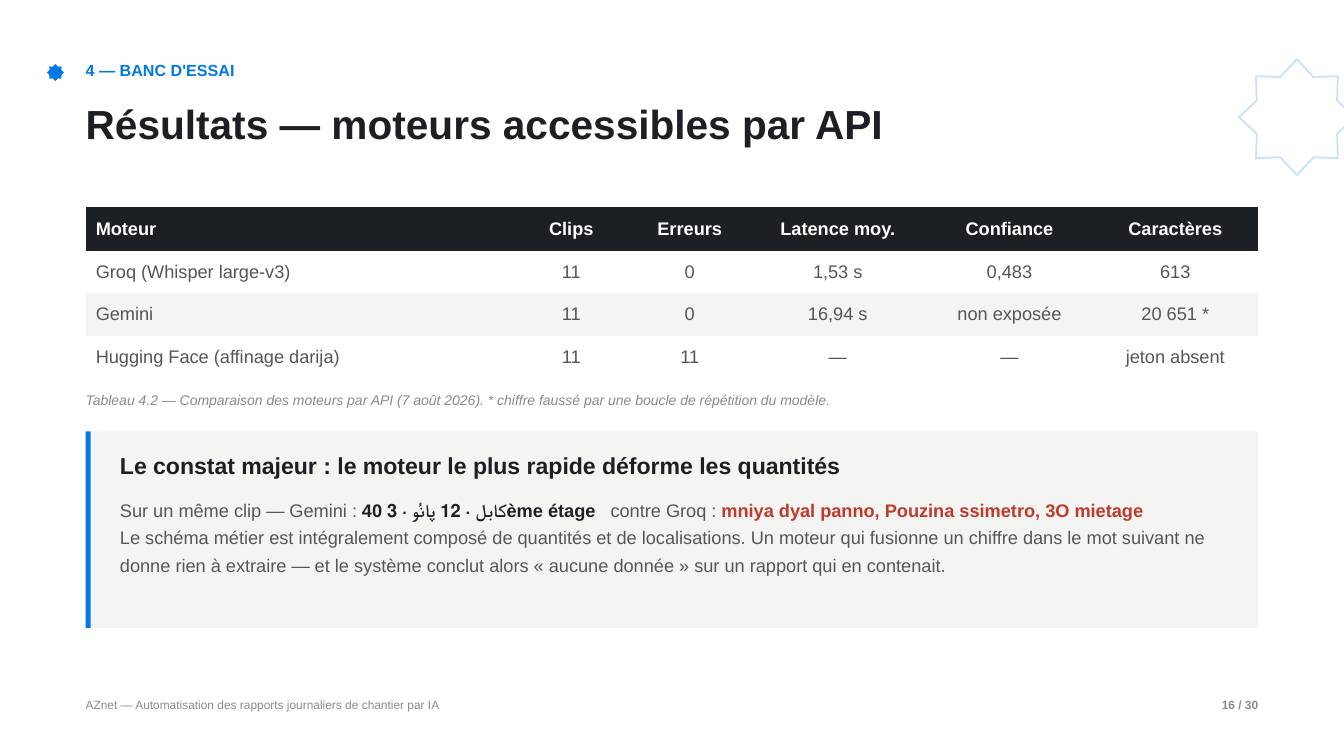
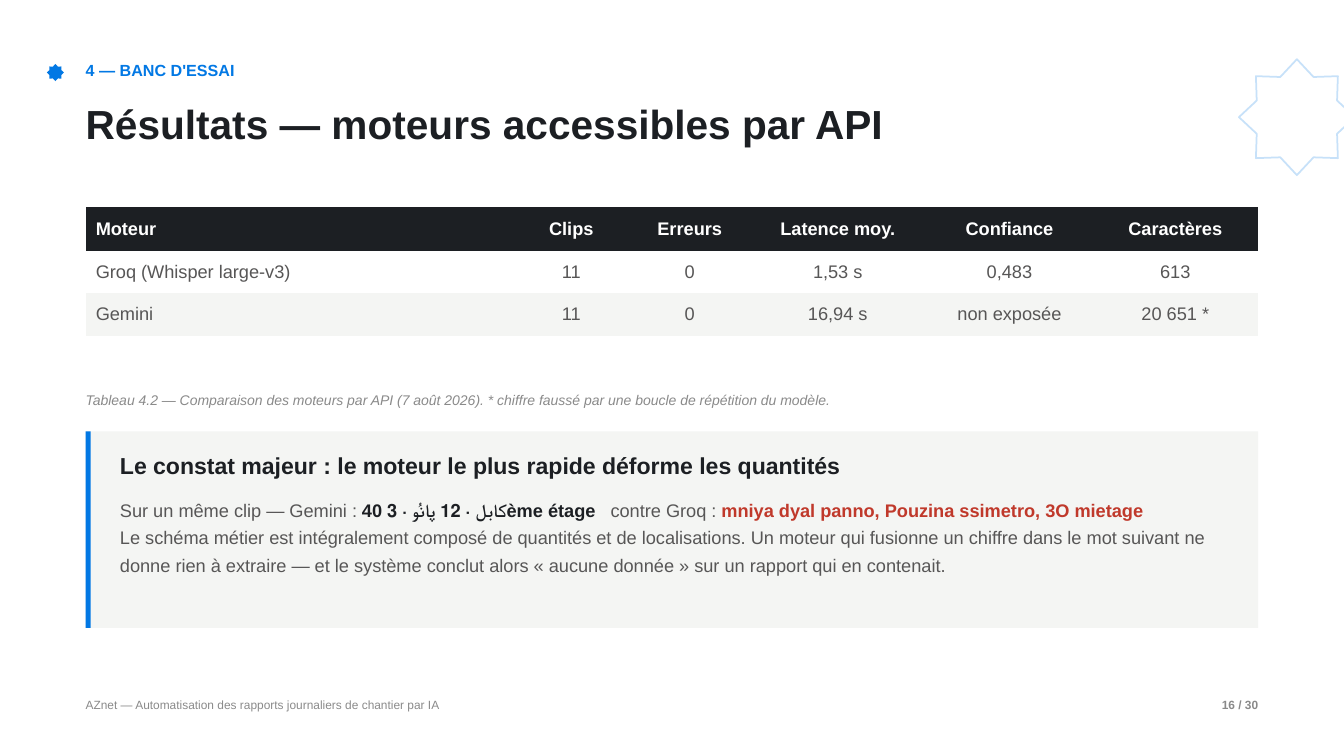
Before and after one commit to yassine808/PFE-aznet, a slide deck: slide 16 of Pres+report/Soutenance-PFE.pptx. Drawn at 1344x756 pixels with LibreOffice and Linux fonts; fonts in the diff are those of the drawing. Boxes give left, top, right and bottom in pixels: in the first picture for what was removed or moved away, otherwise in the second. Text is boxed around its words. In the diff, an @@ line names an element or a change of style, - is before the commit and + after.

Commit message:
docs: update soutenance presentation

```diff
--- a/Pres+report/Soutenance-PFE.pptx
+++ b/Pres+report/Soutenance-PFE.pptx
@@ table at box(86, 207, 1260, 336) @@
-row 4: Hugging Face (affinage darija) | 11 | 11 | — | — | jeton absent
```
